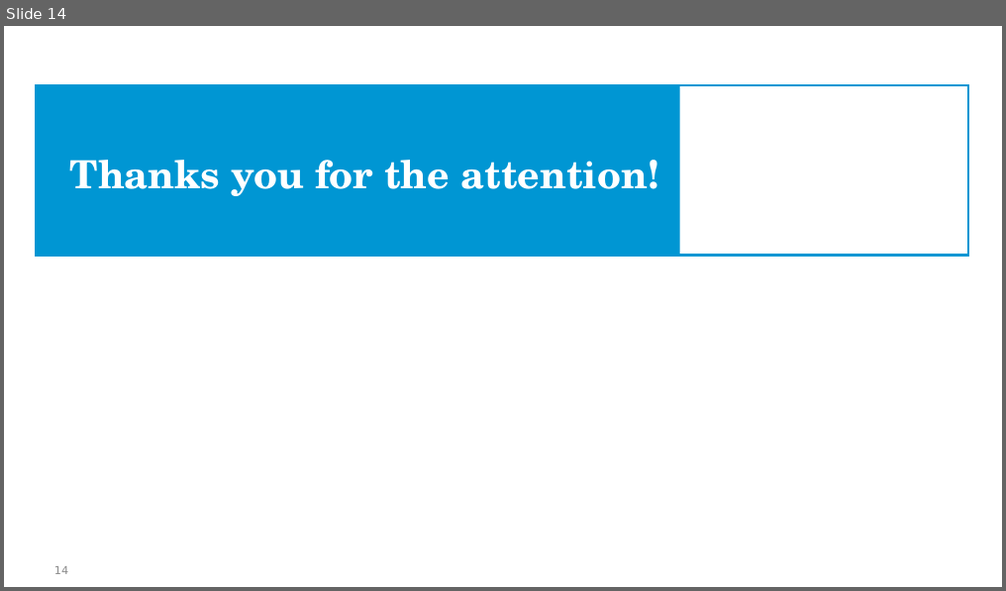
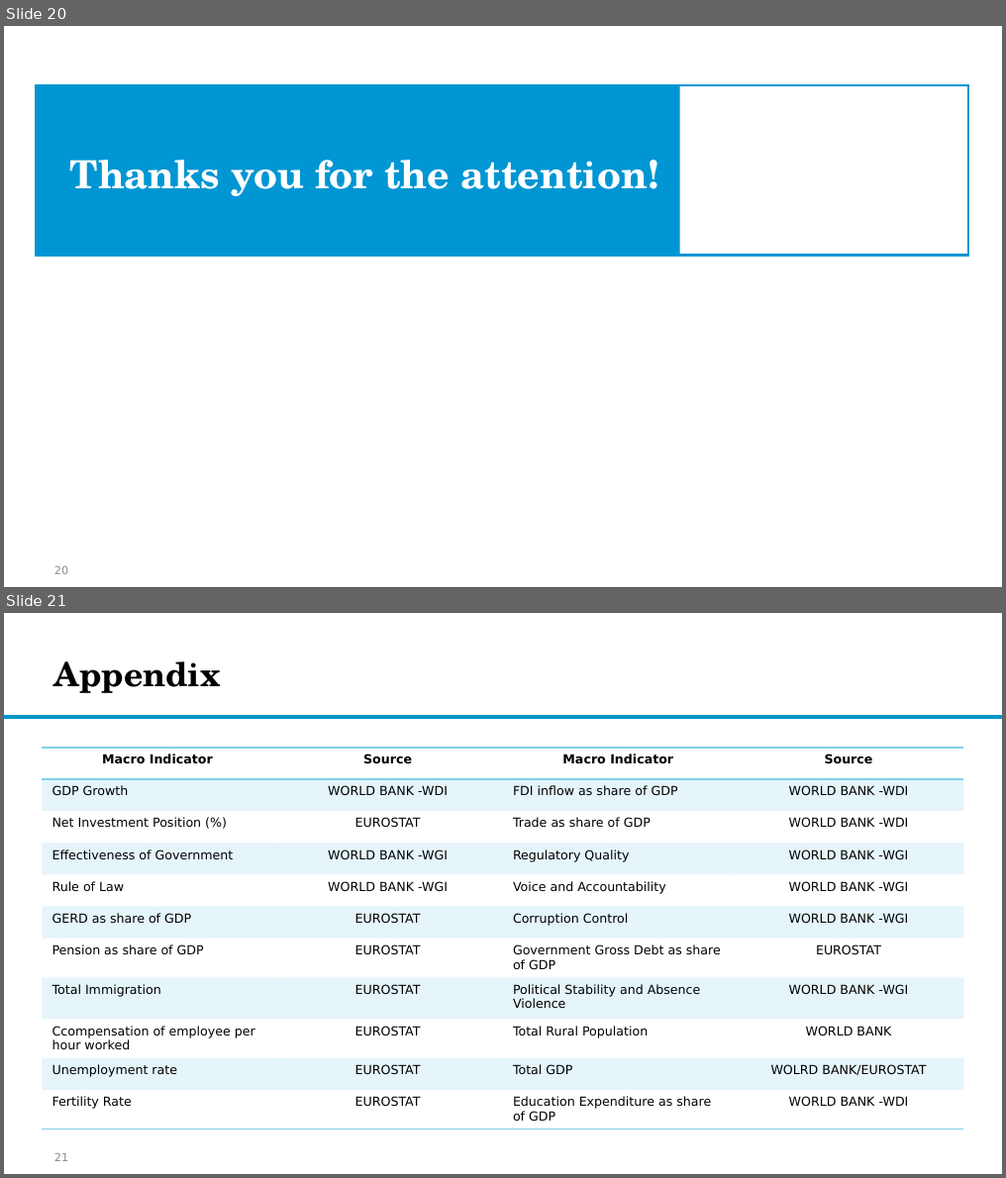
Before and after one commit to EliaDG/EU-Core-Periphery-Division-in-the-wake-of-Deglobalization, a slide deck: 03_final_data/Global Imbalances and Core-Periphery Model in the EU.pptx. Shown one above the other, each under a label of ours: slide 14 before the commit, slides 20 and 21 after it. The pictures are 1006x591 and 1006x1178 pixels, drawn with LibreOffice and Linux fonts; fonts in the diff are those of the drawing; background and template pictures are left out. Boxes give left, top, right and bottom in pixels: in the first picture for what was removed or moved away, otherwise in the second. Text is boxed around its words. In the diff, an @@ line names an element or a change of style, - is before the commit and + after.

```diff
--- a/03_final_data/Global Imbalances and Core-Periphery Model in the EU.pptx
+++ b/03_final_data/Global Imbalances and Core-Periphery Model in the EU.pptx
@@ slide 21 added at bbox=[4, 613, 1002, 1174], background #FFFFFF @@
@@ title added at bbox=[54, 662, 221, 693], 24 pt, text #000000, bold @@
+Appendix
@@ rectangle added at bbox=[4, 716, 1002, 718], fill #0C94B7, outline #0096D3 1 pt @@
@@ table added at bbox=[42, 748, 964, 1132], 11 rows, 4 columns @@
+Macro Indicator | Source | Macro Indicator | Source
+GDP Growth | WORLD BANK -WDI | FDI inflow as share of GDP | WORLD BANK -WDI
+Net Investment Position (%) | EUROSTAT | Trade as share of GDP | WORLD BANK -WDI
+Effectiveness of Government | WORLD BANK -WGI | Regulatory Quality | WORLD BANK -WGI
+Rule of Law | WORLD BANK -WGI | Voice and Accountability | WORLD BANK -WGI
+GERD as share of GDP | EUROSTAT | Corruption Control | WORLD BANK -WGI
+Pension as share of GDP | EUROSTAT | Government Gross Debt as share of GDP | EUROSTAT
+Total Immigration | EUROSTAT | Political Stability and Absence Violence | WORLD BANK -WGI
+Ccompensation of employee per hour worked | EUROSTAT | Total Rural Population | WORLD BANK
+Unemployment rate | EUROSTAT | Total GDP | WOLRD BANK/EUROSTAT
+Fertility Rate | EUROSTAT | Education Expenditure as share of GDP | WORLD BANK -WDI
@@ page number added at bbox=[54, 1154, 68, 1161], 8 pt, text #8C8C8C @@
+21
@@ what was slide 14 is now slide 20 @@
@@ page number at bbox=[54, 567, 68, 574]: text changed @@
-14
+20
```
Also in this commit, not shown: 6 slides changed, 16 other slides added, 7 slides removed, 11 other files.
